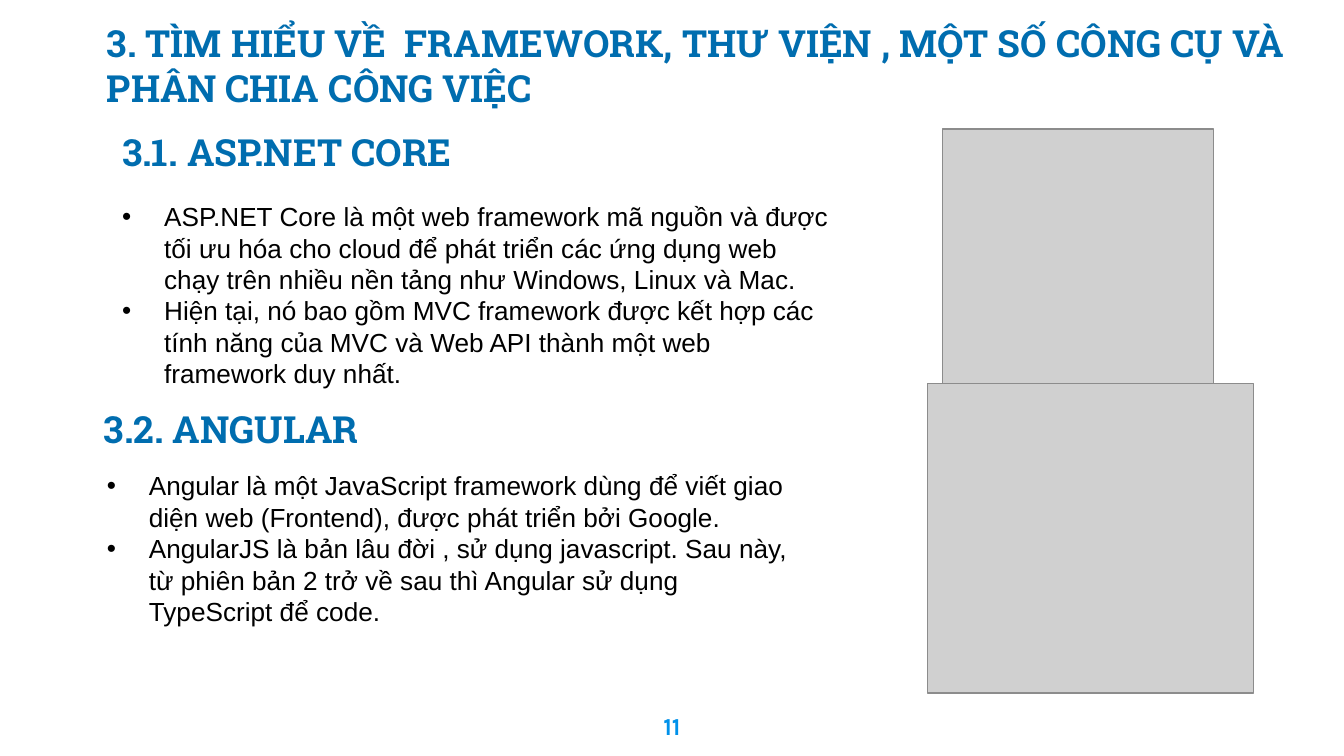
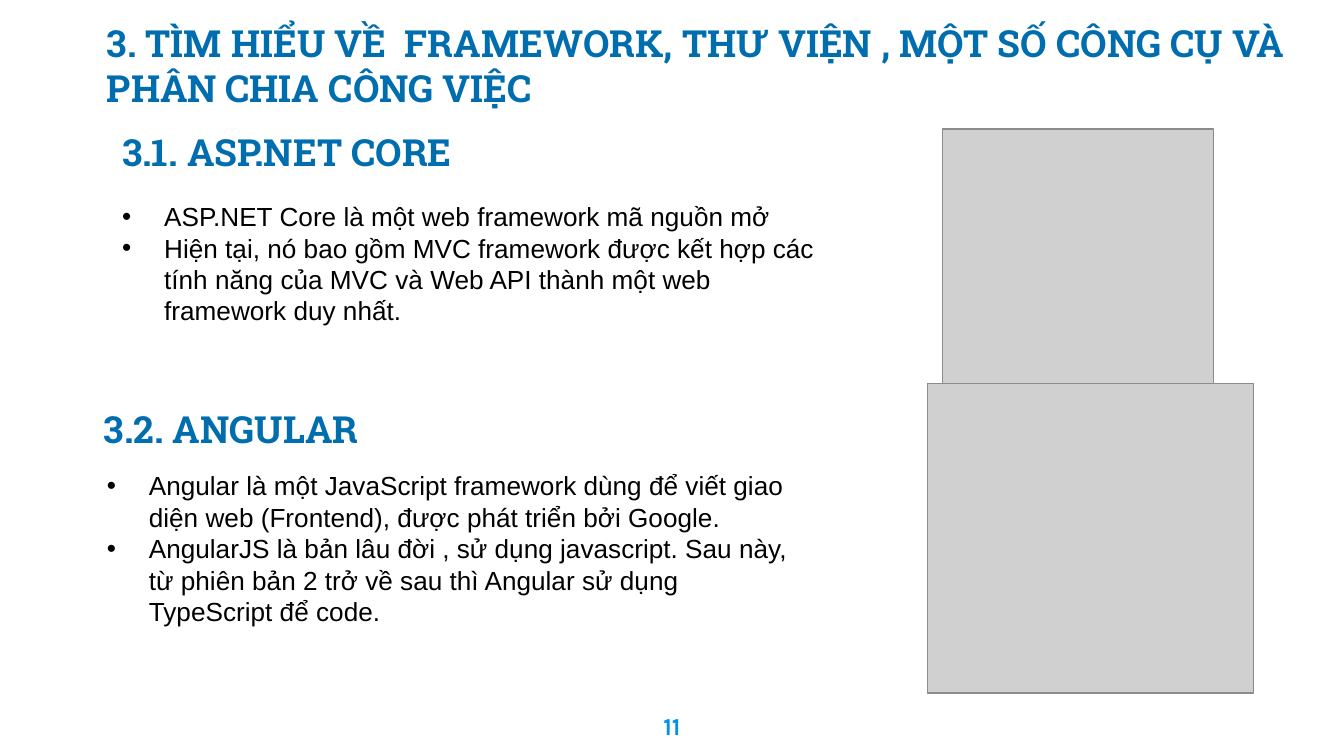
Before and after one commit to haitran2000/Ecommerce-Fashion-Website, a slide deck: slide 11 of Do An Tot Nghiep.pptx. Drawn at 1344x756 pixels with LibreOffice and Linux fonts; fonts in the diff are those of the drawing; grey boxes stand for pictures; background and template pictures are left out. Boxes give left, top, right and bottom in pixels: in the first picture for what was removed or moved away, otherwise in the second. Text is boxed around its words. In the diff, an @@ line names an element or a change of style, - is before the commit and + after.

```diff
--- a/Do An Tot Nghiep.pptx
+++ b/Do An Tot Nghiep.pptx
@@ text at (164,206,769,232): text changed @@
-• ASP.NET Core là một web framework mã nguồn và được tối ưu hóa cho cloud để phát triển các ứng dụng web chạy trên nhiều nền tảng như Windows, Linux và Mac.
+• ASP.NET Core là một web framework mã nguồn mở
```
Also in this commit, not shown: 3 other slides changed, 6 slides removed, 16 other files.
